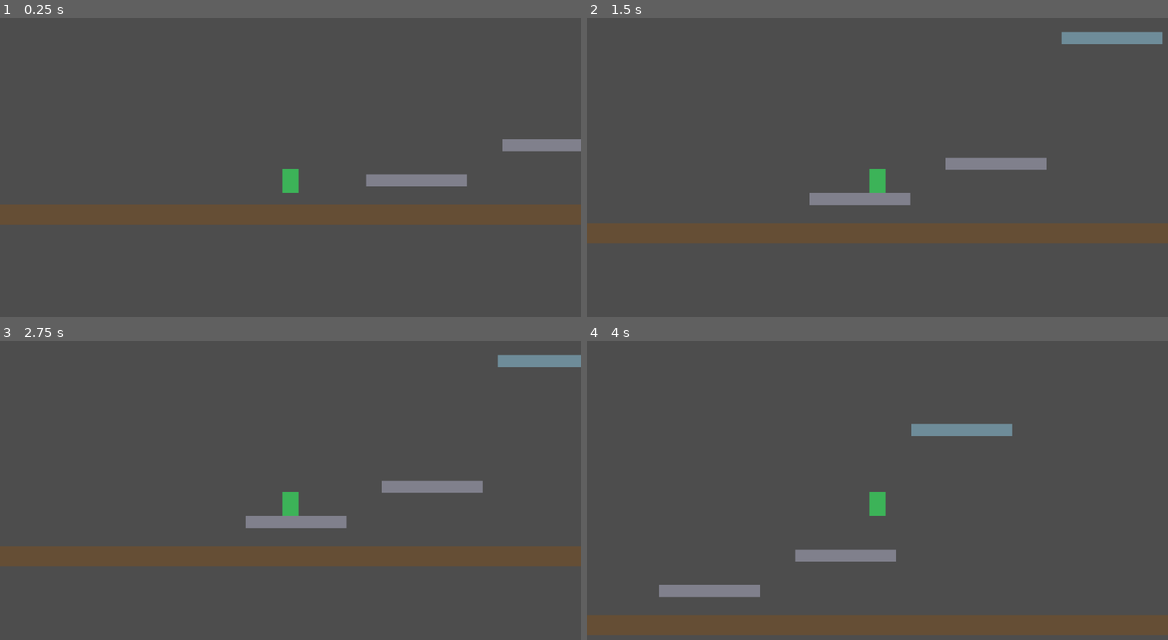
Above: before the commit, frames 1-4 (two rows, left to right).
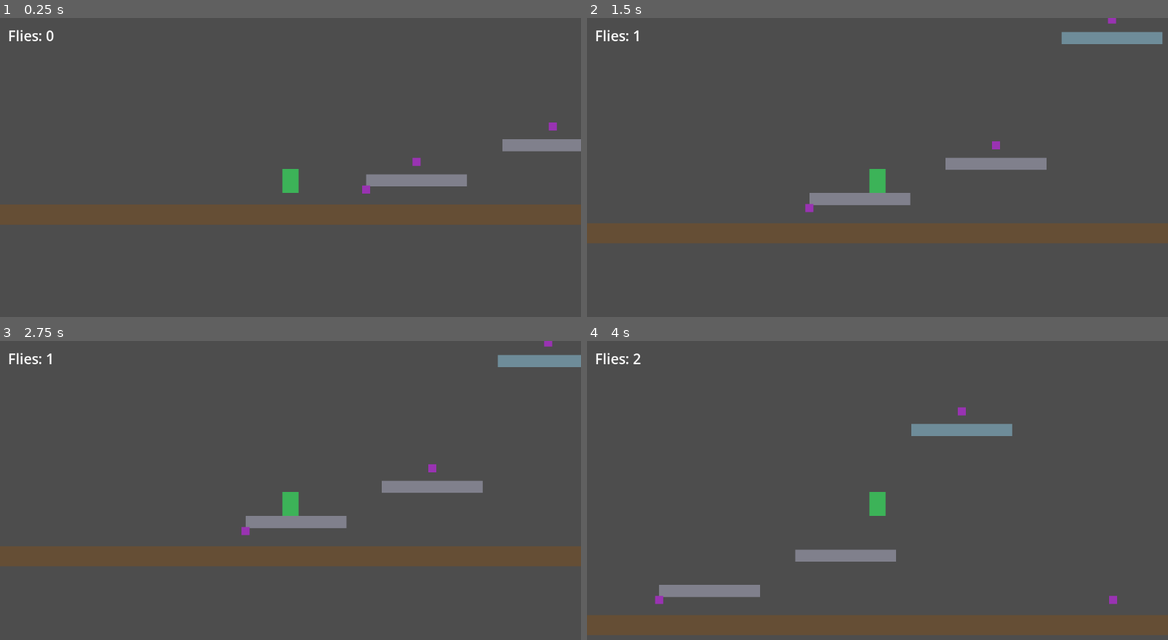
Above: after the commit, the same moments.

Repository: Jikodis/frog-hopper
Game: Godot game, scene res://scenes/level_1.tscn
Two runs of this game, one before a commit and one after it. Both use one fixed random seed, a clock stepped at 60 frames per second and the inputs below.
Inputs:
- Up to frame 1 (0.25 s): no input
- Up to frame 2 (1.5 s): hold Right (move_right) from 0.53 s (still down); tap Space (jump) at 0.77 s
- Up to frame 3 (2.75 s): tap Space (jump) at 1.52 s; release Right (move_right) at 2.03 s; hold Left (move_left) from 2.03 s (still down)
- Up to frame 4 (4 s): release Left (move_left) at 2.78 s; hold Right (move_right) from 2.78 s (still down); tap Space (jump) at 3.02, 3.77 s

The runs differ from the first frame. In frame 1, 0.2% of the frame differs, in the area x 1-96%, y 3-59%; in frame 2, 0.2%; in frame 3, 0.2%; in frame 4, 0.2%.

Commit message:
Task 4: add collectible flies and score HUD
Co-Authored-By: Claude Opus 4.8 (1M context) <noreply@anthropic.com>

Diff:
--- /dev/null
+++ b/scenes/fly.tscn
@@ -0,0 +1,19 @@
+[gd_scene load_steps=3 format=3]
+
+[ext_resource type="Script" path="res://scripts/fly.gd" id="1_fly"]
+
+[sub_resource type="CircleShape2D" id="CircleShape2D_fly"]
+radius = 10.0
+
+[node name="Fly" type="Area2D"]
+script = ExtResource("1_fly")
+
+[node name="Visual" type="ColorRect" parent="."]
+offset_left = -8.0
+offset_top = -8.0
+offset_right = 8.0
+offset_bottom = 8.0
+color = Color(0.6, 0.2, 0.7, 1)
+
+[node name="CollisionShape2D" type="CollisionShape2D" parent="."]
+shape = SubResource("CircleShape2D_fly")
--- /dev/null
+++ b/scenes/hud.tscn
@@ -0,0 +1,24 @@
+[gd_scene load_steps=2 format=3]
+
+[ext_resource type="Script" path="res://scripts/hud.gd" id="1_hud"]
+
+[node name="Hud" type="CanvasLayer"]
+script = ExtResource("1_hud")
+
+[node name="ScoreLabel" type="Label" parent="."]
+offset_left = 16.0
+offset_top = 16.0
+offset_right = 220.0
+offset_bottom = 52.0
+theme_override_font_sizes/font_size = 28
+text = "Flies: 0"
+
+[node name="WinLabel" type="Label" parent="."]
+offset_left = 400.0
+offset_top = 250.0
+offset_right = 752.0
+offset_bottom = 360.0
+theme_override_font_sizes/font_size = 64
+text = "You win!"
+horizontal_alignment = 1
+vertical_alignment = 1
--- a/scenes/level_1.tscn
+++ b/scenes/level_1.tscn
@@ -1,6 +1,8 @@
-[gd_scene load_steps=4 format=3]
+[gd_scene load_steps=6 format=3]
 
 [ext_resource type="PackedScene" path="res://scenes/player.tscn" id="1_player"]
+[ext_resource type="PackedScene" path="res://scenes/hud.tscn" id="2_hud"]
+[ext_resource type="PackedScene" path="res://scenes/fly.tscn" id="3_fly"]
 
 [sub_resource type="RectangleShape2D" id="RectangleShape2D_ground"]
 size = Vector2(2000, 40)
@@ -62,5 +64,24 @@
 [node name="CollisionShape2D" type="CollisionShape2D" parent="PlatformC"]
 shape = SubResource("RectangleShape2D_platform")
 
+[node name="Flies" type="Node2D" parent="."]
+
+[node name="Fly1" parent="Flies" instance=ExtResource("3_fly")]
+position = Vector2(-250, 350)
+
+[node name="Fly2" parent="Flies" instance=ExtResource("3_fly")]
+position = Vector2(-150, 295)
+
+[node name="Fly3" parent="Flies" instance=ExtResource("3_fly")]
+position = Vector2(120, 225)
+
+[node name="Fly4" parent="Flies" instance=ExtResource("3_fly")]
+position = Vector2(350, -25)
+
+[node name="Fly5" parent="Flies" instance=ExtResource("3_fly")]
+position = Vector2(650, 350)
+
 [node name="Player" parent="." instance=ExtResource("1_player")]
 position = Vector2(-400, 300)
+
+[node name="Hud" parent="." instance=ExtResource("2_hud")]
--- /dev/null
+++ b/scripts/fly.gd
@@ -0,0 +1,10 @@
+extends Area2D
+## A collectible fly. When the player touches it, add to the score and disappear.
+
+func _ready() -> void:
+	body_entered.connect(_on_body_entered)
+
+func _on_body_entered(body: Node2D) -> void:
+	if body.is_in_group("player"):
+		Game.add_score(1)
+		queue_free()
--- /dev/null
+++ b/scripts/hud.gd
@@ -0,0 +1,18 @@
+extends CanvasLayer
+## Shows the score and a win message. Listens to the Game autoload.
+
+@onready var score_label: Label = $ScoreLabel
+@onready var win_label: Label = $WinLabel
+
+func _ready() -> void:
+	win_label.hide()
+	_update_score(Game.score)
+	Game.score_changed.connect(_update_score)
+	Game.won.connect(_on_won)
+
+func _update_score(new_score: int) -> void:
+	score_label.text = "Flies: %d" % new_score
+
+func _on_won() -> void:
+	win_label.show()
+	get_tree().paused = true
